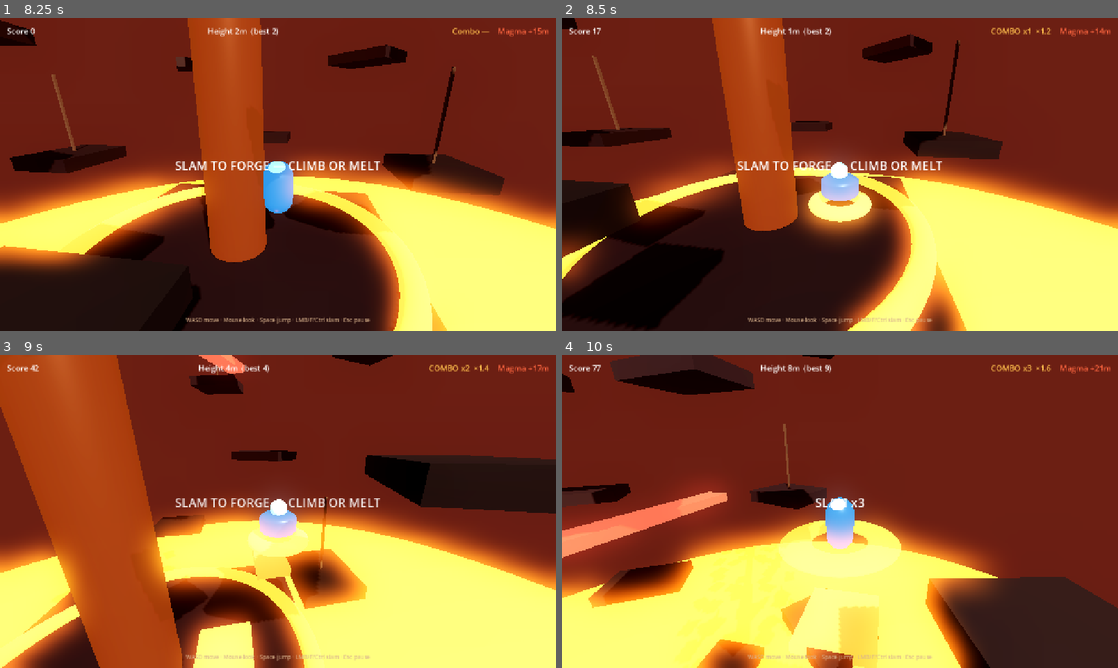
Above: before the commit, frames 1-4 (two rows, left to right).
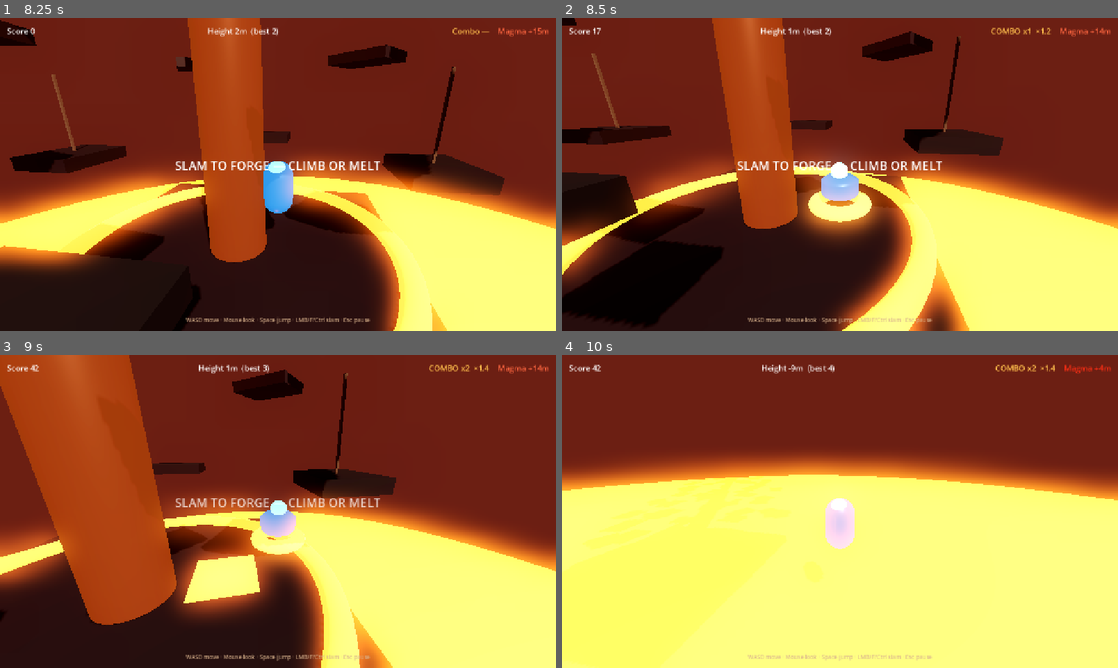
Above: after the commit, the same moments.

Repository: bwritten95-stack/slamforge
Game: Godot game, scene res://scenes/ui/main_menu.tscn
The game is run twice, just before and just after one commit, with the same random seed, the same clock (stepped at 60 frames per second) and the same inputs.
Inputs (mouse positions are in pixels of both pictures, inside the frame that each line leads up to):
- Up to frame 1 (8.25 s): click "Enter the Forge" at 0.5 s; move the mouse to (305, 174) at 1.27 s; hold W (move_forward) 1.28-4.25 s; click (305, 174) at 1.35 s; tap Space (jump) at 1.52, 1.55, 1.82, 2.1, 2.27, 2.57, 3.05, 3.77, 4.07, 5.1, 5.27, 5.57, 6.02, 6.32, 6.8, 8.1 s; move the mouse to (250, 174) at 2.02 s; click (250, 174) at 2.3 s; move the mouse to (289, 168) at 2.77 s; click (289, 168) at 2.85 s; move the mouse to (250, 237) at 3.52 s; click (250, 237) at 3.6 s; click "Forge Again" at 4.25 s; move the mouse to (316, 177) at 5.02 s; hold W (move_forward) 5.03-6.53 s; move the mouse to (233, 171) at 5.77 s; click (233, 171) at 5.85 s; move the mouse to (305, 174) at 6.52 s; hold S (move_back) 6.53-7.25 s; click (305, 174) at 6.6 s; click "Forge Again" at 7.25 s; move the mouse to (255, 168) at 8.02 s; hold D (move_right) from 8.03 s (still down)
- Up to frame 2 (8.5 s): keep holding D (move_right); tap Space (jump) at 8.27 s; click (817, 168) at 8.3 s
- Up to frame 3 (9 s): tap Space (jump) at 8.57 s; move the mouse to (305, 511) at 8.77 s; release D (move_right) at 8.78 s; hold W (move_forward) from 8.78 s (still down); click (305, 511) at 8.85 s
- Up to frame 4 (10 s): keep holding W (move_forward); tap Space (jump) at 9.02, 9.05, 9.32, 9.77 s; move the mouse to (812, 511) at 9.52 s; click (812, 511) at 9.6 s

Frame 1 is identical in both runs. In frame 2, 4.2% of the frame differs, in the area x 0-100%, y 2-100%; in frame 3, 39%; in frame 4, 52%, in the area x 0-100%, y 0-100%.

Commit message:
Coyote jump buffer and README ship notes
Snappier floor leave with coyote + jump buffer; docs point at the
public repo and hazard climb loop. Linux export stays gitignored.

Diff:
--- a/scripts/player/player.gd
+++ b/scripts/player/player.gd
@@ -22,6 +22,8 @@
 var _base_fov: float = 70.0
 var _forge_scene: PackedScene = preload("res://scenes/arena/forge_pad.tscn")
 var _was_on_floor: bool = true
+var _coyote: float = 0.0
+var _jump_buf: float = 0.0
 
 func _ready() -> void:
 	add_to_group("player")
@@ -75,8 +77,10 @@
 	_pivot.rotation.x = deg_to_rad(_pitch)
 
 	if not is_on_floor():
+		_coyote = maxf(_coyote - delta, 0.0)
 		velocity.y -= _gravity * delta * (2.6 if _slamming else 1.0)
 	else:
+		_coyote = 0.12
 		if _slamming:
 			_impact_slam()
 		elif not _was_on_floor:
@@ -85,6 +89,9 @@
 			_airborne_since_slam = false
 
 	_was_on_floor = is_on_floor()
+	_jump_buf = maxf(_jump_buf - delta, 0.0)
+	if Input.is_action_just_pressed("jump"):
+		_jump_buf = 0.12
 
 	var input_dir := Input.get_vector("move_left", "move_right", "move_forward", "move_back")
 	var basis_y := Basis.from_euler(Vector3(0.0, _yaw, 0.0))
@@ -98,7 +105,9 @@
 		velocity.x = lerpf(velocity.x, 0.0, 0.18)
 		velocity.z = lerpf(velocity.z, 0.0, 0.18)
 
-	if Input.is_action_just_pressed("jump") and is_on_floor():
+	if _jump_buf > 0.0 and _coyote > 0.0 and not _slamming:
+		_jump_buf = 0.0
+		_coyote = 0.0
 		velocity.y = JUMP_VELOCITY
 		AudioService.play_jump()
 
Not shown, added: scripts/arena/hazard_spinner.gd.uid
